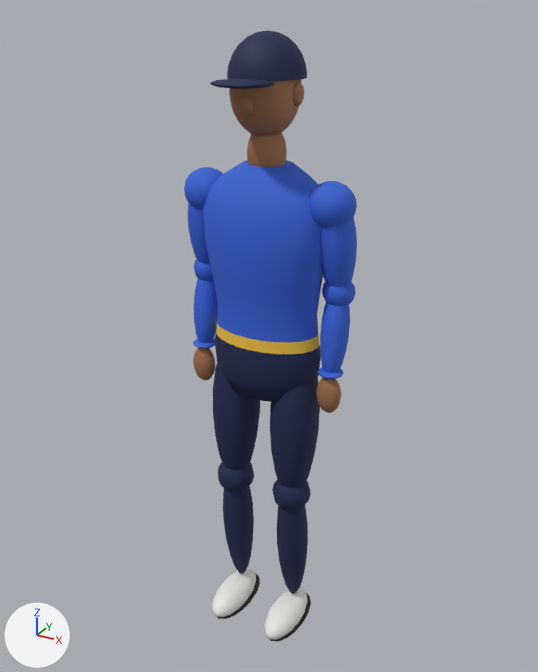
Before and after pictures for a commit that changed the glTF model tools/build/fielder.glb.
Camera for both pictures: a camera (50 mm lens) standing at (0.964, -1.739, 1.874) and looking at (0.004, 0.006, 1.002). Every picture has the same lights, and +X, +Y and +Z are marked at lower left. The picture after the commit comes second.

The older version as bpy lines, for what is in view:
```python
me_fielder_torso = bpy.data.meshes.new('fielder_torso')
me_fielder_torso.from_pydata(...)  # 3771 vertices, 7400 faces; spans x -0.26..0.26, y -0.19..0.11, z 0.0..1.83
# faces by material slot: [1456, 96, 2728, 1588, 576, 576, 380]
me_fielder_torso.materials.append(mat_fielder_trousers)  # dark blue #16244d
me_fielder_torso.materials.append(mat_fielder_trim)  # yellow #f0c040
me_fielder_torso.materials.append(mat_fielder_shirt)  # blue #3462d6
me_fielder_torso.materials.append(mat_skin)  # brown #a06d4a
me_fielder_torso.materials.append(mat_shoe)  # white #ecebe6
me_fielder_torso.materials.append(mat_sole)  # black #2a2a2a
me_fielder_torso.materials.append(mat_cap)  # dark blue #16244d
ob_fielder_mesh = bpy.data.objects.new('fielder_mesh', me_fielder_torso)
ob_fielder_mesh.location = (0.0, 0.0, 0.0)
```
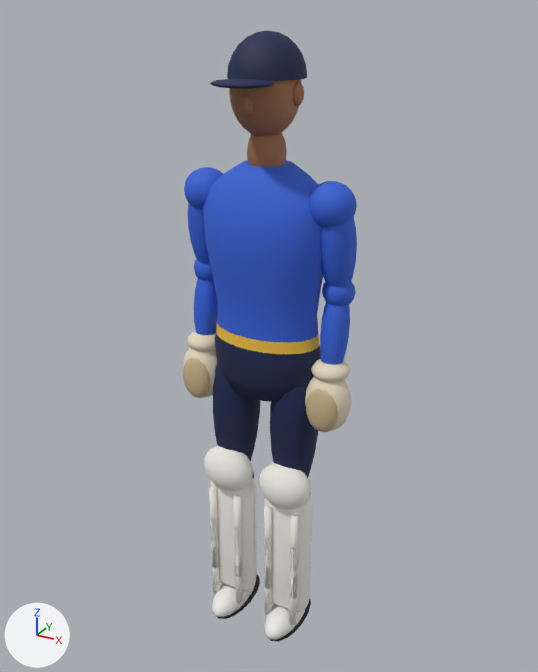
Where the change shows, as pixel boxes (x1, y1, x2, y2) in the pictures (538 x 672 px):
'keeper_gear', added: after (183, 331, 351, 625)
    faces in mat_pad_f1efe6 (white #f1efe6): (203, 445, 312, 625)
    faces in mat_keeper_glove (beige #e8dcc2): (183, 331, 351, 431)
    faces in mat_keeper_web (beige #c9b48a): (183, 358, 338, 432)

What changed in the scene script:
```text
Add mat_pad_f1efe6:
    mat_pad_f1efe6 = principled_material('pad#f1efe6')
    mat_pad_f1efe6.base_color = (0.88, 0.863, 0.791)  # white #f1efe6
    mat_pad_f1efe6.roughness = 0.85
Add mat_keeper_web:
    mat_keeper_web = principled_material('keeper_web')
    mat_keeper_web.base_color = (0.584, 0.456, 0.254)  # beige #c9b48a
    mat_keeper_web.roughness = 0.8
Add mat_keeper_glove:
    mat_keeper_glove = principled_material('keeper_glove')
    mat_keeper_glove.base_color = (0.807, 0.716, 0.539)  # beige #e8dcc2
    mat_keeper_glove.roughness = 0.75
Add me_cube:
    me_cube.from_pydata(...)  # 1396 vertices, 2704 faces; spans x -0.278..0.278, y -0.125..0.044, z 0.06..0.98
    # faces by material slot: [1288, 1080, 336]
    me_cube.materials.append(mat_pad_f1efe6)  # white #f1efe6
    me_cube.materials.append(mat_keeper_glove)  # beige #e8dcc2
    me_cube.materials.append(mat_keeper_web)  # beige #c9b48a
Add ob_keeper_gear:
    ob_keeper_gear = bpy.data.objects.new('keeper_gear', me_cube)
    ob_keeper_gear.location = (0.0, 0.0, 0.0)
```
